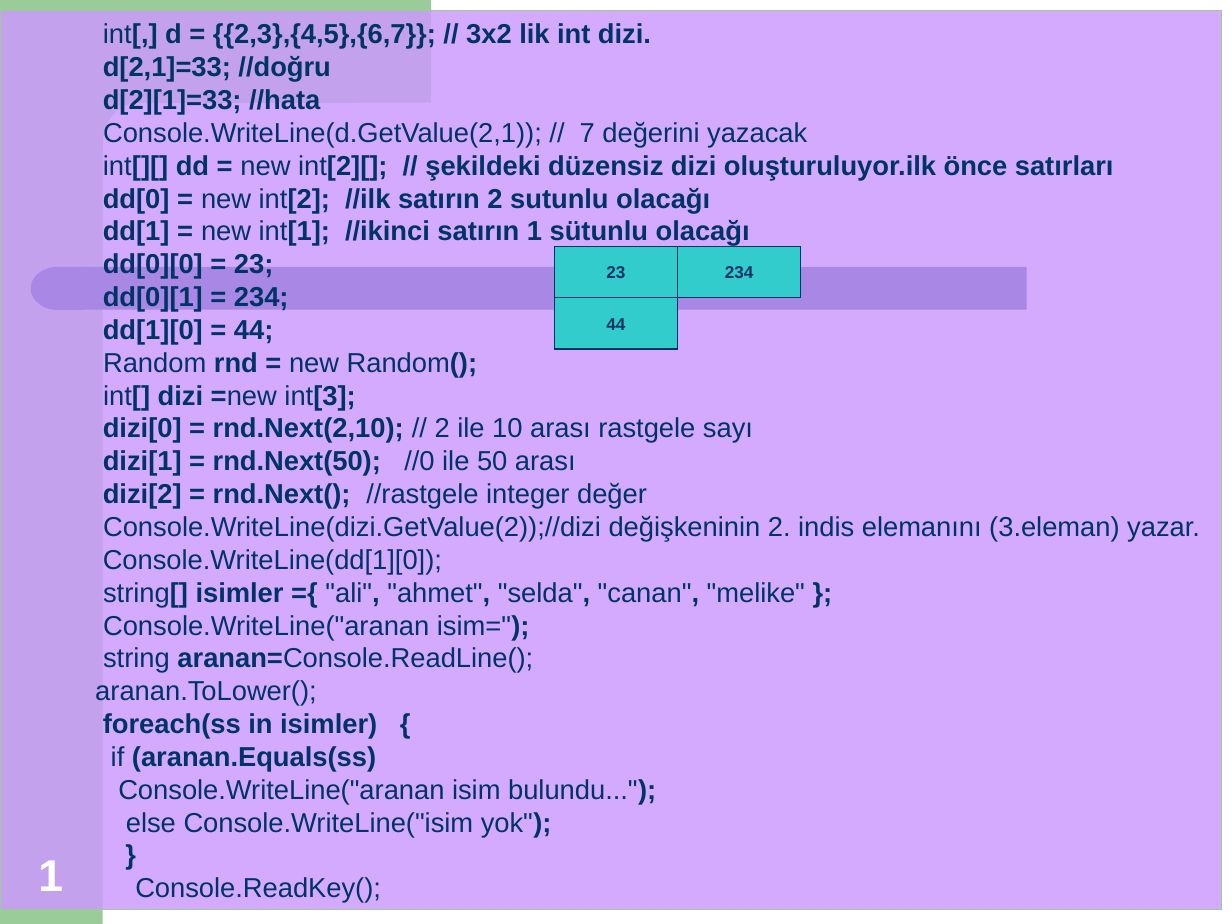
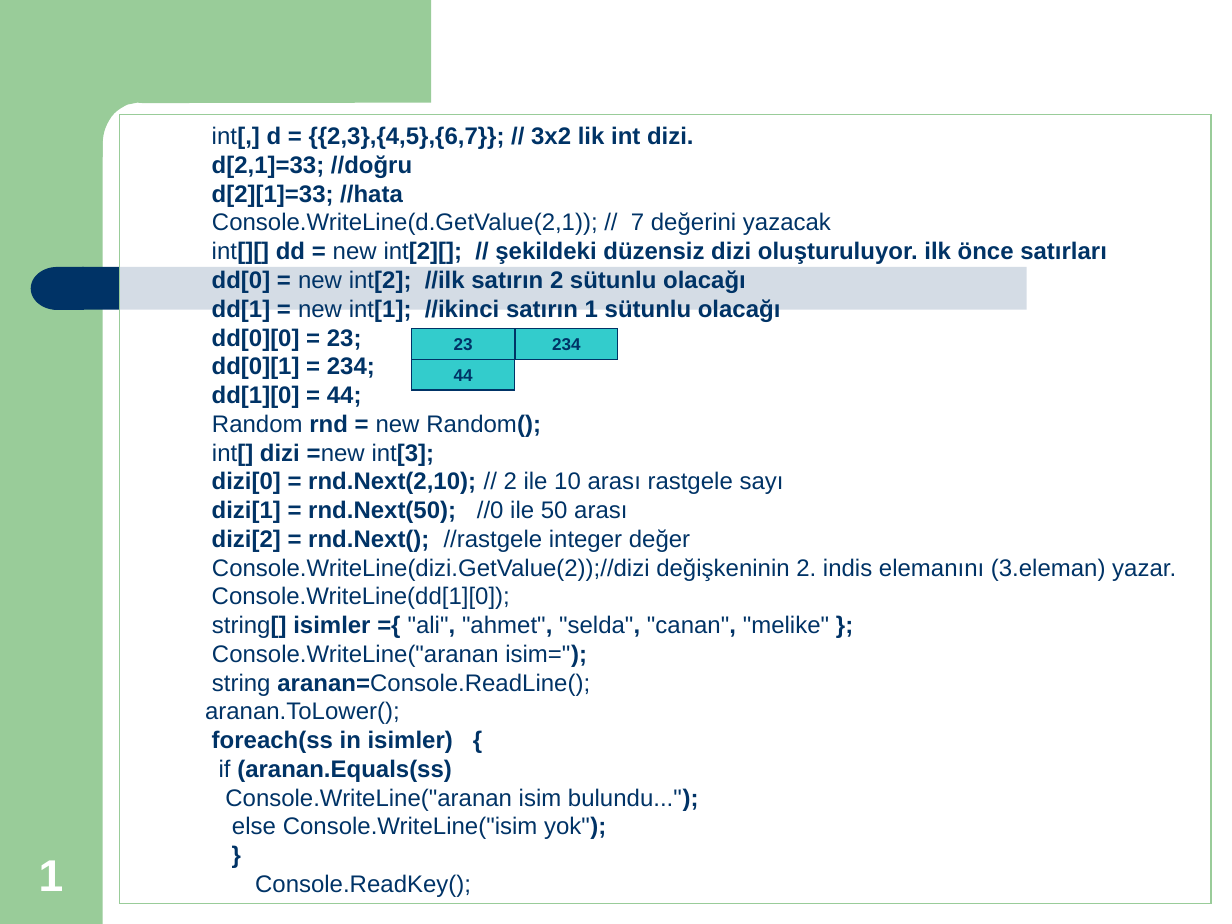
Before and after one commit to gmihran/DijitalOyunlar2020, a slide deck: slide 1 of Hafta3 C# Metotlar.ppt. Drawn at 1232x924 pixels with LibreOffice and Linux fonts; fonts in the diff are those of the drawing. Boxes give left, top, right and bottom in pixels: in the first picture for what was removed or moved away, otherwise in the second. Text is boxed around its words. In the diff, an @@ line names an element or a change of style, - is before the commit and + after.

```diff
--- a/Hafta3 C# Metotlar.ppt
+++ b/Hafta3 C# Metotlar.ppt
@@ rectangle "int[,] d = {{2,3},{4,5},{6,7}}; // ...": place and size @@
-rectangle "int[,] d = {{2,3},{4,5},{6,7}}; // ..." at [0, 10, 1222, 909]
+rectangle "int[,] d = {{2,3},{4,5},{6,7}}; // ..." at [120, 115, 1211, 904]
@@ rectangle "int[,] d = {{2,3},{4,5},{6,7}}; // ..." at [120, 115, 1211, 904]: fill #CC99FF at 83% opacity to #FFFFFF at 83% opacity @@
@@ text in rectangle at [205, 126, 1176, 897]: size 16 to 14 pt in "int[,] d = {{2,3},{4,5},{6,7}}; // 3x2 lik ...", "d[2,1]=33; //doğru", "d[2][1]=33; //hata", "Console.WriteLine(d.GetValue(2,1)); // 7 değerini yazacak" and 21 more places @@
@@ text in rectangle at [212, 241, 1107, 293]: text changed; size 16 to 14 pt @@
-int[][] dd = new int[2][]; // şekildeki düzensiz dizi oluşturuluyor.ilk önce satırları
-dd[0] = new int[2]; //ilk satırın 2 sutunlu olacağı
+int[][] dd = new int[2][]; // şekildeki düzensiz dizi oluşturuluyor. ilk önce satırları
+dd[0] = new int[2]; //ilk satırın 2 sütunlu olacağı
@@ rectangle "23": place and size @@
-rectangle "23" at [554, 246, 678, 298]
+rectangle "23" at [411, 329, 514, 360]
@@ rectangle "234": place and size @@
-rectangle "234" at [678, 246, 801, 298]
+rectangle "234" at [515, 329, 617, 360]
@@ rectangle "44": place and size @@
-rectangle "44" at [554, 298, 678, 350]
+rectangle "44" at [411, 360, 514, 391]
```
Also in this commit, not shown: 3 other slides changed, 1 slide removed.
